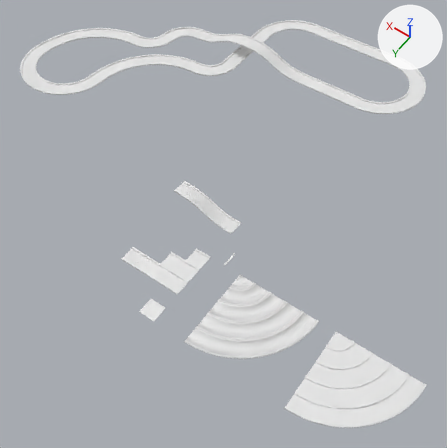
The Blender file blocks2.blend: old version first, new version second.
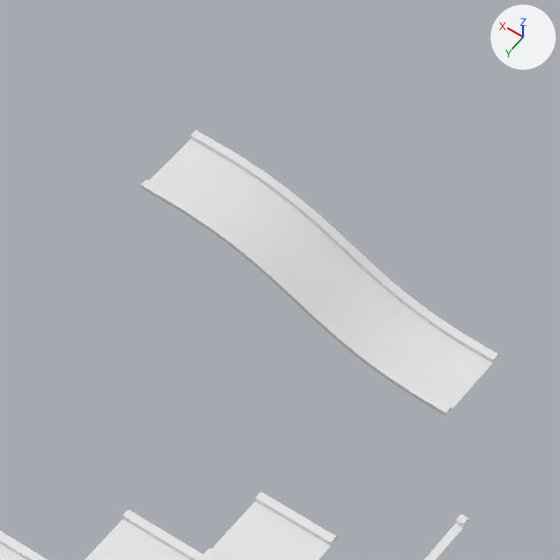
The first picture shows the older version from a camera (50 mm lens) standing at (-112.0, 168.0, 286.0) and looking at (21.0, -18.0, -7.0). The close-ups show both versions on the part from 33% to 57% of the width and 35% to 58% of the height of that picture; other places that the commit changed are outside them. Every picture has the same lights, and +X, +Y and +Z are marked at upper right.

Objects in the first close-up: 'recta_estrecha_1', 'recta_estrecha_2', 'subida_estrecha_1'.
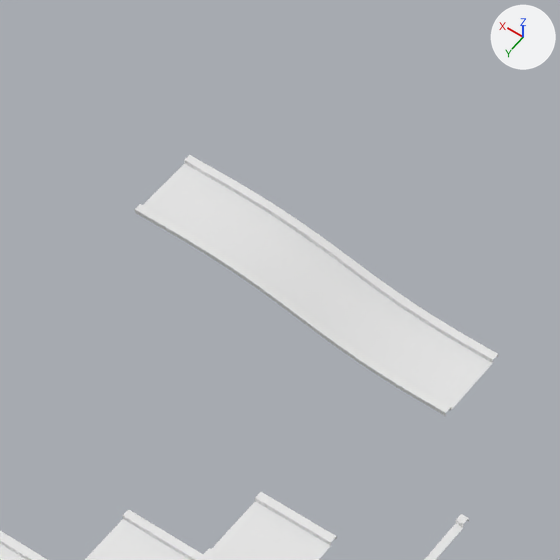
Where the newer file only moved an object's origin or applied its transform, the numbers keep the older frame.

The change, as a list of edits to the scene's bpy script:
```text
Change cu_beziercurve:
    where _sp = cu_beziercurve.splines.new('BEZIER'); _sp.bezier_points.add(1)
    remove _sp.bezier_points.foreach_set('co', [0.0, 0.0, 0.0, 40.0, 0.0, 10.0])
    remove _sp.bezier_points.foreach_set('handle_left', [-0.707, 0.0, 0.0, 20.0, 0.0, 10.0])
    remove _sp.bezier_points.foreach_set('handle_right', [20.0, 0.0, 0.0, 41.0, 0.0, 10.0])
    add _sp.bezier_points.foreach_set('co', [0.0, 0.0, 0.0, 40.0, 0.0, 5.0])
    add _sp.bezier_points.foreach_set('handle_left', [-0.707, 0.0, 0.0, 20.0, 0.0, 5.0])
    add _sp.bezier_points.foreach_set('handle_right', [20.0, 0.0, 0.0, 41.0, 0.0, 5.0])
```

Boxes [x1, y1, x2, y2] around the edits, measured in the close-ups (560 x 560 px):
'subida_estrecha_1', reshaped (9% shorter)
    before: [141, 130, 498, 416]
    after: [135, 155, 498, 416]
